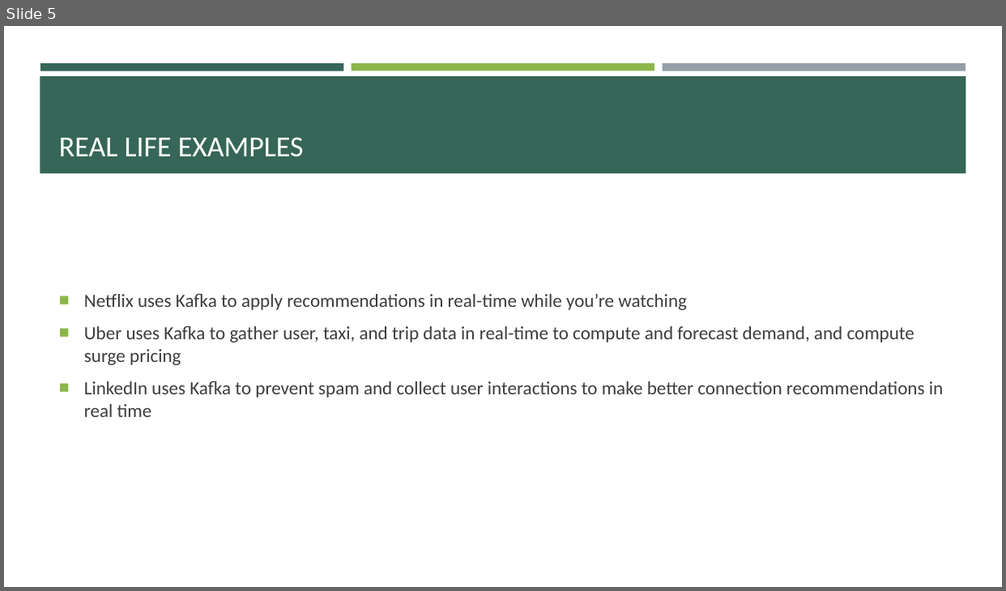
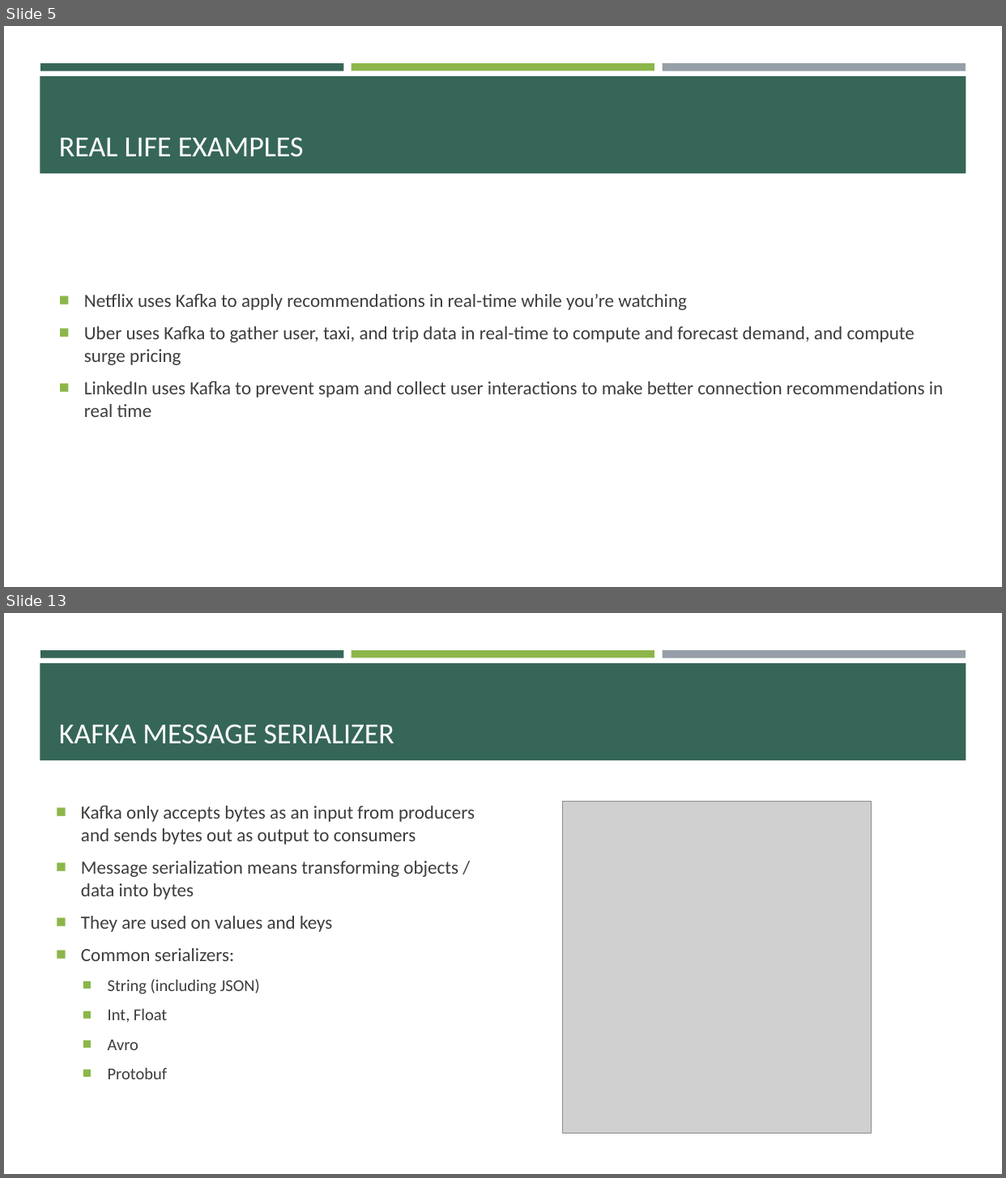
Before and after one commit to e-m-wilson/data_engineering, a slide deck: kafka/Kafka.pptx. Shown one above the other, each under a label of ours: slide 5 before the commit, slides 5 and 13 after it; the slides between them are not shown. The pictures are 1006x591 and 1006x1178 pixels, drawn with LibreOffice and Linux fonts; fonts in the diff are those of the drawing; grey boxes stand for pictures. Boxes give left, top, right and bottom in pixels: in the first picture for what was removed or moved away, otherwise in the second. Text is boxed around its words. In the diff, an @@ line names an element or a change of style, - is before the commit and + after.

```diff
--- a/kafka/Kafka.pptx
+++ b/kafka/Kafka.pptx
@@ slide 13 added at (x1=4, y1=613, x2=1002, y2=1174), background #FFFFFF; not listed: 4 template elements that a slide beside it also shows @@
@@ title added at (x1=59, y1=724, x2=394, y2=744), 28 pt, text #FFFFFF @@
+KAFKA MESSAGE SERIALIZER
@@ text added at (x1=81, y1=805, x2=475, y2=1080), 18 pt, text #3D3D3D @@
+■ Kafka only accepts bytes as an input from producers and sends bytes out as output to consumers
+■ Message serialization means transforming objects / data into bytes
+■ They are used on values and keys
+■ Common serializers:
+  ■ String (including JSON)
+  ■ Int, Float
+  ■ Avro
+  ■ Protobuf
@@ picture added at (x1=563, y1=802, x2=872, y2=1134) @@
```
Also in this commit, not shown: 32 other slides added, 2 other files.
